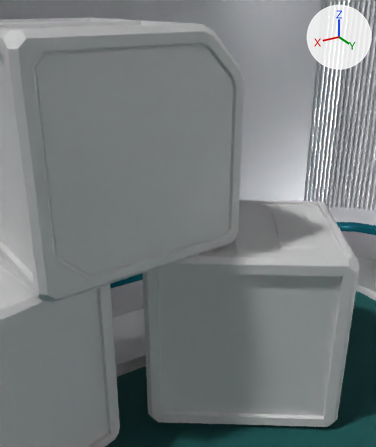
The Blender file environment/abandoned_spaceship/abandoned_spaceship_lab_room_bed.blend: old version first, new version second.
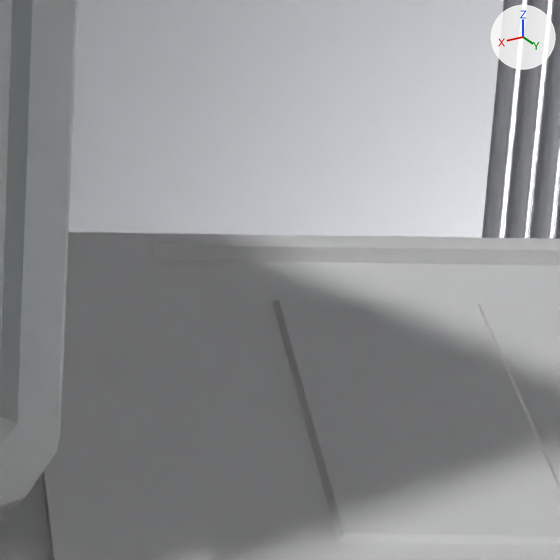
Old and new are each drawn from a camera (50 mm lens) standing at (-1.143, -1.714, 2.087) and looking at (-2.413, -3.829, 1.029) and again close up on the part from 61% to 84% of the width and 37% to 56% of the height. The lights are fixed; the arrows at upper right show +X, +Y and +Z. The older version's two pictures come first.

The older version as bpy lines, for what is in view:
```python
me_cube_001 = bpy.data.meshes.new('Cube.001')
me_cube_001.from_pydata(...)  # 1444 vertices, 1104 faces; spans x -5.3..5.0, y -5.0..5.0, z -0.16..5.1
me_cube_001.polygons.foreach_set('use_smooth', [True] * 1104)
me_cube_001.materials.append(mat_aluminum_flat)
me_cube_001.materials.append(mat_plastic_walls)
me_cube_001.materials.append(mat_plastic_corners)
me_cube_001.materials.append(mat_plastic_footstall)
me_cube_001.materials.append(mat_plastic_edge)
me_cube_001.materials.append(mat_plastic_topedge)
me_cube_001.materials.append(mat_flood_lamps)
me_cube_001.materials.append(mat_aluminum_longth)
me_cube_001.materials.append(mat_hex_floor)  # its picture is missing
me_cube_001.materials.append(mat_throwrug)  # its picture is missing
ob_box_002 = bpy.data.objects.new('Box.002', None)
ob_box_002.location = (-2.75, -3.8, 0.0)
ob_box_002.rotation_euler = (0.0, 0.0, 2.563)  # degrees (0, 0, 147)
ob_box_002.instance_type = 'COLLECTION'
ob_box_002.instance_collection = col_box
ob_box_orange_001 = bpy.data.objects.new('Box.Orange.001', None)
ob_box_orange_001.location = (-2.0, -4.0, 1.0)
ob_box_orange_001.rotation_euler = (0.0, 0.0, 1.658)  # degrees (0, 0, 95)
ob_box_orange_001.instance_type = 'COLLECTION'
ob_box_orange_001.instance_collection = col_box_orange
ob_room = bpy.data.objects.new('Room', me_cube_001)
ob_room.location = (0.0, 0.0, 0.0)
```
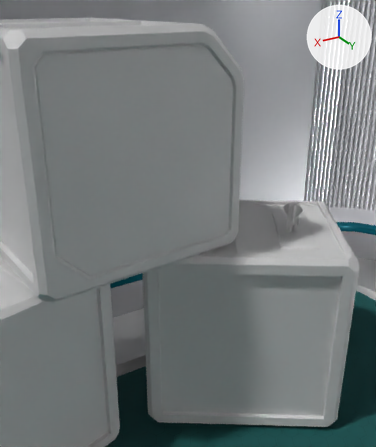
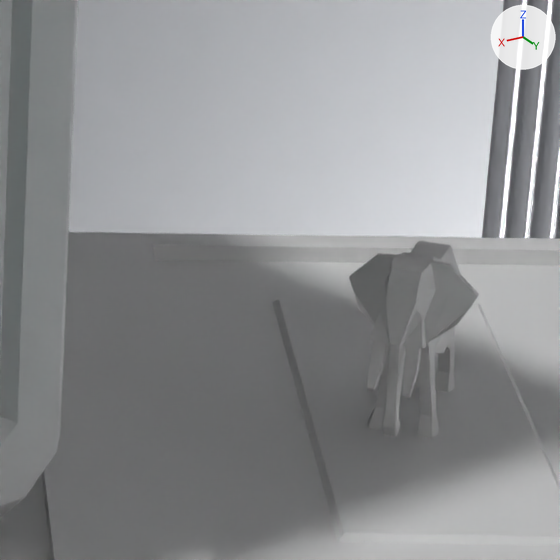
Commit message: added elephant figurine to Lab Room

What differs and where, as boxes [x1, y1, x2, y2] in the close-ups (560 x 560 px):
'Elephant', added
    after: [349, 241, 479, 438]

The change, as a list of edits to the scene's bpy script:
```text
Add mat_elephant_tex:
    mat_elephant_tex = principled_material('Elephant.tex')
    mat_elephant_tex.base_color = (0.8, 0.8, 0.8)  # white #e7e7e7
    mat_elephant_tex.roughness = 0.955
    mat_elephant_tex.specular_ior_level = 0.0682
Add me_plane_1:
    me_plane_1.from_pydata(...)  # 276 vertices, 267 faces; spans x -0.066..0.117, y -0.052..0.052, z 0.0..0.152
    me_plane_1.materials.append(mat_elephant_tex)  # its picture is missing
Add col_item:
    col_item = bpy.data.collections.new('Item')
    col_item.objects.link(ob_elephant_001)
Add ob_elephant:
    ob_elephant = bpy.data.objects.new('Elephant', None)
    ob_elephant.location = (-2.91, -3.58, 0.99)
    ob_elephant.rotation_euler = (0.0, 0.0, 0.611)  # degrees (0, 0, 35)
    ob_elephant.instance_type = 'COLLECTION'
    ob_elephant.instance_collection = col_item
Add ob_elephant_001:
    ob_elephant_001 = bpy.data.objects.new('Elephant.001', me_plane_1)
    ob_elephant_001.location = (0.0, 0.0, 0.0)
```
